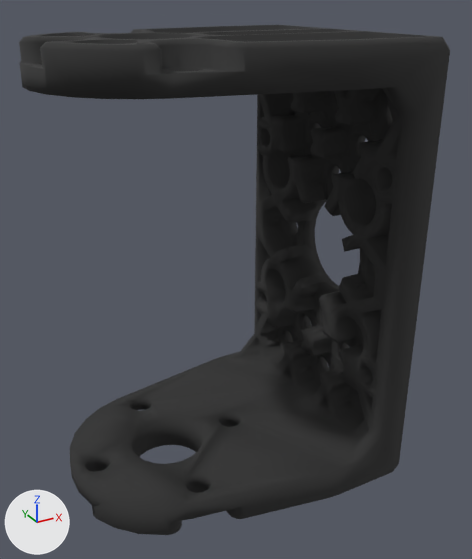
What one commit did to the OBJ model LeapProject/Assets/urdf/meshes/thumb_pip.obj.
Rendered twice from a 50 mm lens placed at (-0.0177, -0.0302, 0.0199), pointed at (0.0048, 0.0108, -0.0006). Lighting does not change. The marker at lower left points along +X, +Y and +Z. Where no turn or scale is listed for an object, it has been applied to the vertices.

Script lines for the objects in view, before the commit:
```python
me_thumb_pip = bpy.data.meshes.new('thumb_pip')
me_thumb_pip.from_pydata(...)  # 4624 vertices, 9376 faces; spans x -0.0091..0.0159, y 0.002..0.022, z -0.0173..0.0173
me_thumb_pip.materials.append(mat_black_plastic_001)  # black #2d2d2d
ob_thumb_pip = bpy.data.objects.new('thumb_pip', me_thumb_pip)
ob_thumb_pip.location = (0.0, 0.0, 0.0)
```
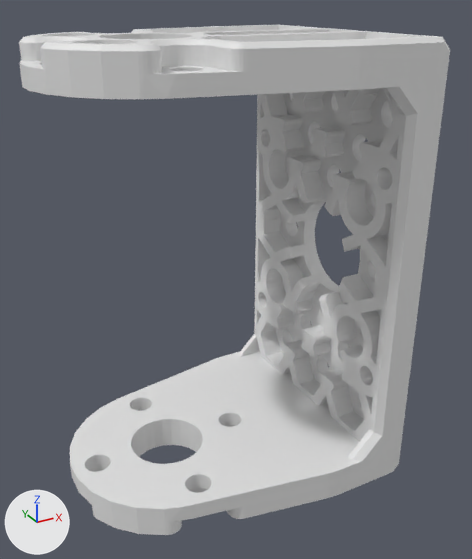
The newer file is also turned or shifted as a whole; pictures and numbers use the older file's frame.

Edits to the bpy script that builds the scene:
```text
Change me_thumb_pip:
    where me_thumb_pip.from_pydata(...)  # 4624 vertices, 9376 faces; spans x -0.0091..0.0159, y 0.002..0.022, z -0.0173..0.0173
    used by ob_thumb_pip; location = (0.0, 0.0, 0.0)
    remove me_thumb_pip.materials.append(mat_black_plastic_001)  # black #2d2d2d
    me_thumb_pip part 1: all faces are now shaded flat (9376 of 9376 changed)
```

Location of each change, [x1, y1, x2, y2] in pixels of the pictures (472 x 559 px):
'thumb_pip', recoloured, shading changed (black to grey): [19, 25, 450, 535] in both
